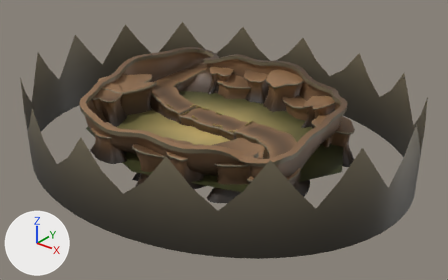
What one commit did to the FBX model Cubimal Racing/Assets/Media/Models/BOG_SET_V01.fbx.
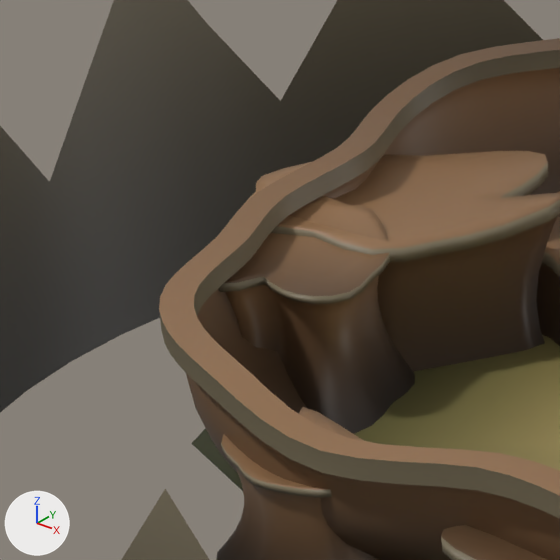
Old and new are each drawn whole from a 50 mm lens placed at (105.4, -127.5, 73.5), pointed at (4.3, -1.1, -4.9) and again close up on the part from 11% to 34% of the width and 16% to 54% of the height. The lights are fixed; the arrows at lower left show +X, +Y and +Z. Where no turn or scale is listed for an object, it has been applied to the vertices.

Objects in the first close-up: 'MOUNTAINS', 'ROAD', 'WALLS', 'WATER'.
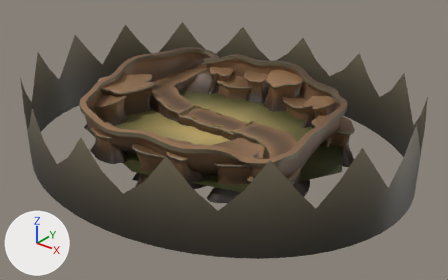
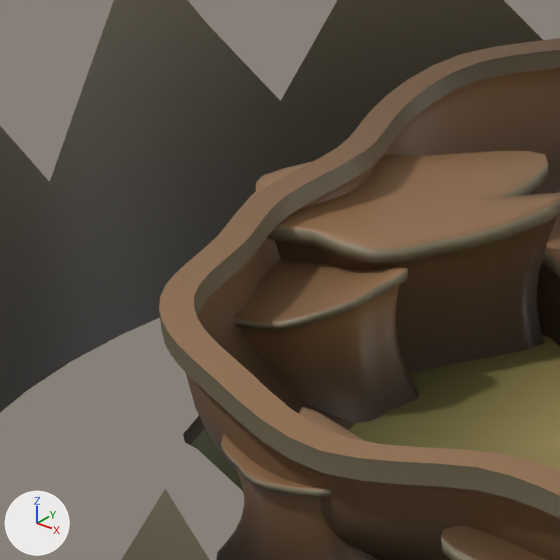
Patch to the scene script:
```diff
--- a/Cubimal Racing/Assets/Media/Models/BOG_SET_V01.fbx.py
+++ b/Cubimal Racing/Assets/Media/Models/BOG_SET_V01.fbx.py
@@ me_mesh_002 @@
 me_mesh_002.from_pydata(...)  # 9693 vertices, 9426 faces; spans x -41.7..38.7, y -34.5..37.9, z -5.4..14.6
 # used by ob_walls; location = (0.0, 0.0, -5.0)
+# me_mesh_002 part 1: the loose piece of 469 vertices spanning x -36.2..-23.5, y -21.7..-7.5, z 1.7..11.4 is turned -98.8 degrees about the z axis through its middle, then moved by (-0.4, -0.3, -1.8)
 me_mesh_002.materials.append(mat_ggj_palette)
```

Changed parts and their boxes [x1, y1, x2, y2] in the close-ups (560 x 560 px; the box of a moved part takes in the faces that stretch with it):
part 1 of me_mesh_002, moved or reshaped
    before: [218, 196, 415, 434]
    after: [183, 259, 420, 449]
